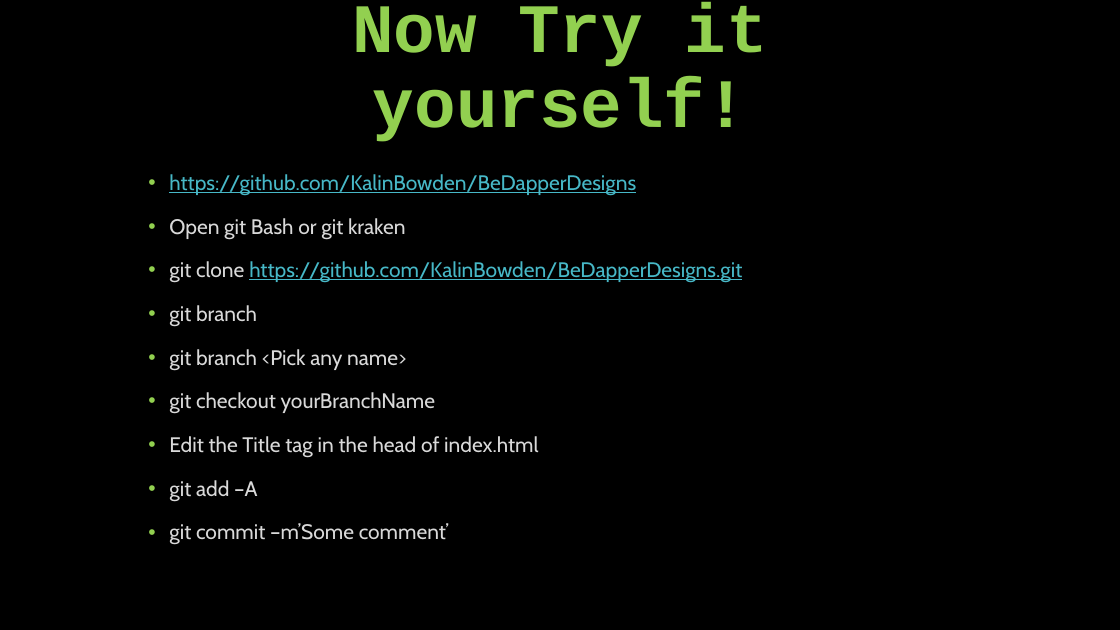
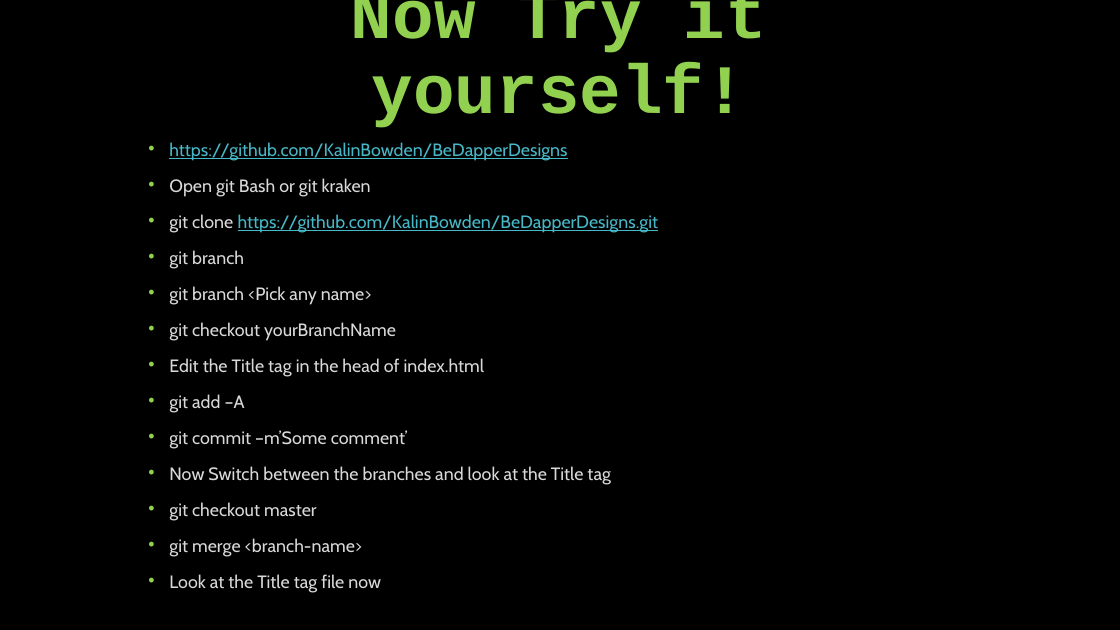
Before and after one commit to KalinBowden/BeDapperDesigns, a slide deck: slide 10 of GIT HUB Branching & Merging.pptx (slide 9 before the commit). Drawn at 1120x630 pixels with LibreOffice and Linux fonts; fonts in the diff are those of the drawing. Boxes give left, top, right and bottom in pixels: in the first picture for what was removed or moved away, otherwise in the second. Text is boxed around its words. In the diff, an @@ line names an element or a change of style, - is before the commit and + after.

Commit message:
finished powerpoint

```diff
--- a/GIT HUB Branching & Merging.pptx
+++ b/GIT HUB Branching & Merging.pptx
@@ title "Now Try it yourself!" rewrapped from box(352, 2, 768, 142) to box(351, 0, 767, 128) @@
@@ text "https://github.com/KalinBowden/BeDapperDesigns": place and size @@
-text "https://github.com/KalinBowden/BeDapperDesigns" at box(169, 174, 742, 545)
+text "https://github.com/KalinBowden/BeDapperDesigns" at box(169, 142, 659, 593)
@@ text at box(169, 142, 659, 449): size 18 to 15.3 pt in "https://github.com/KalinBowden/BeDapperDesigns", "Open git Bash or git kraken", "git clone https://github.com/KalinBowden/BeDapperDesigns.git", "git branch" and 5 more places; line spacing 0.9 to 0.7 @@
@@ text at box(169, 466, 611, 593): paragraphs added @@
+• Now Switch between the branches and look at the Title tag
+• git checkout master
+• git merge <branch-name>
+• Look at the Title tag file now
```
Also in this commit, not shown: 1 other slide changed, 1 slide added.
